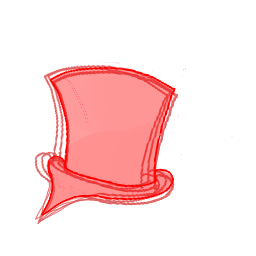
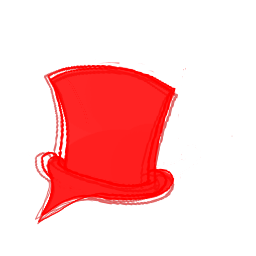
The second (256, 256) image is a revision of the first. Changes to its layers:
painted on "Layer 6" over (41, 62, 181, 216)
painted on "Layer 7 copy 3" over (38, 64, 173, 223)
